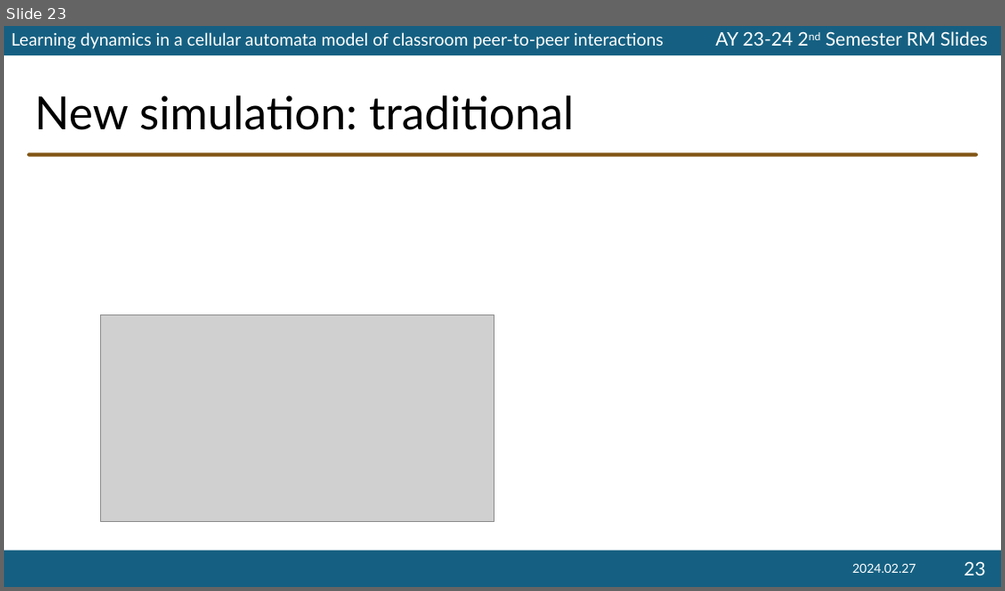
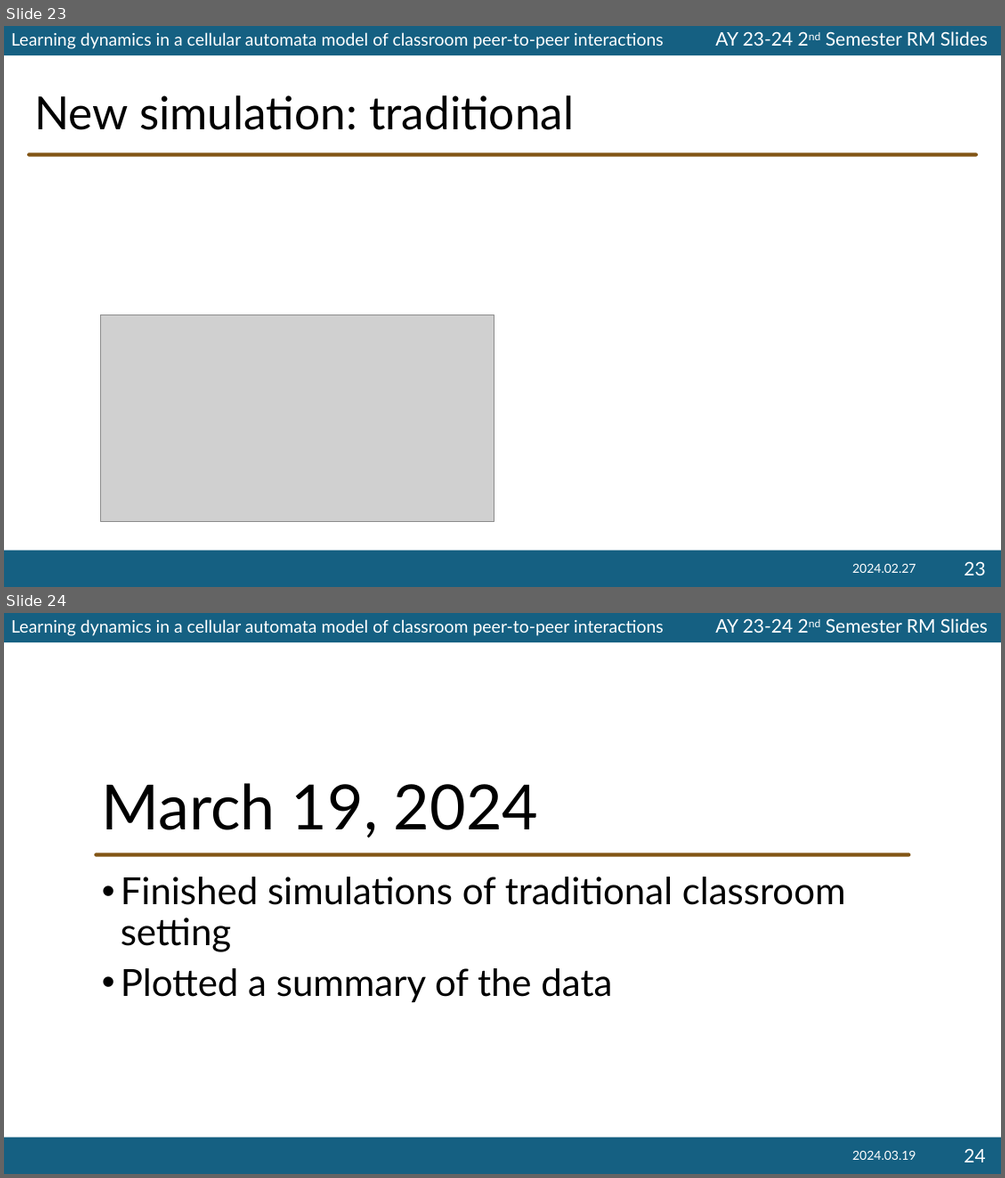
Before and after one commit to ioakimsy/BS-Thesis, a slide deck: documents/202324s2-RM-Slides-Sy.pptx. Shown one above the other, each under a label of ours: slide 23 before the commit, slides 23 and 24 after it. The pictures are 1005x591 and 1005x1178 pixels, drawn with LibreOffice and Linux fonts; fonts in the diff are those of the drawing; grey boxes stand for pictures; background and template pictures are left out. Boxes give left, top, right and bottom in pixels: in the first picture for what was removed or moved away, otherwise in the second. Text is boxed around its words. In the diff, an @@ line names an element or a change of style, - is before the commit and + after.

Commit message:
March 19, 2024 RM slides update

```diff
--- a/documents/202324s2-RM-Slides-Sy.pptx
+++ b/documents/202324s2-RM-Slides-Sy.pptx
@@ slide 24 added at box(4, 613, 1001, 1174), background #FFFFFF; not listed: 4 template elements that a slide beside it also shows @@
@@ title added at box(102, 783, 538, 838), 60 pt, text #000000 @@
+March 19, 2024
@@ rounded rectangle added at box(95, 853, 911, 857), fill #825515 @@
@@ text added at box(121, 876, 846, 1003), 36 pt, text #000000 @@
+• Finished simulations of traditional classroom setting
+• Plotted a summary of the data
@@ text added at box(852, 1151, 915, 1159), 12 pt, text #FFFFFF @@
+2024.03.19
@@ page number added at box(963, 1148, 985, 1162), 18 pt, text #FFFFFF @@
+24
```
Also in this commit, not shown: 5 other slides added.
